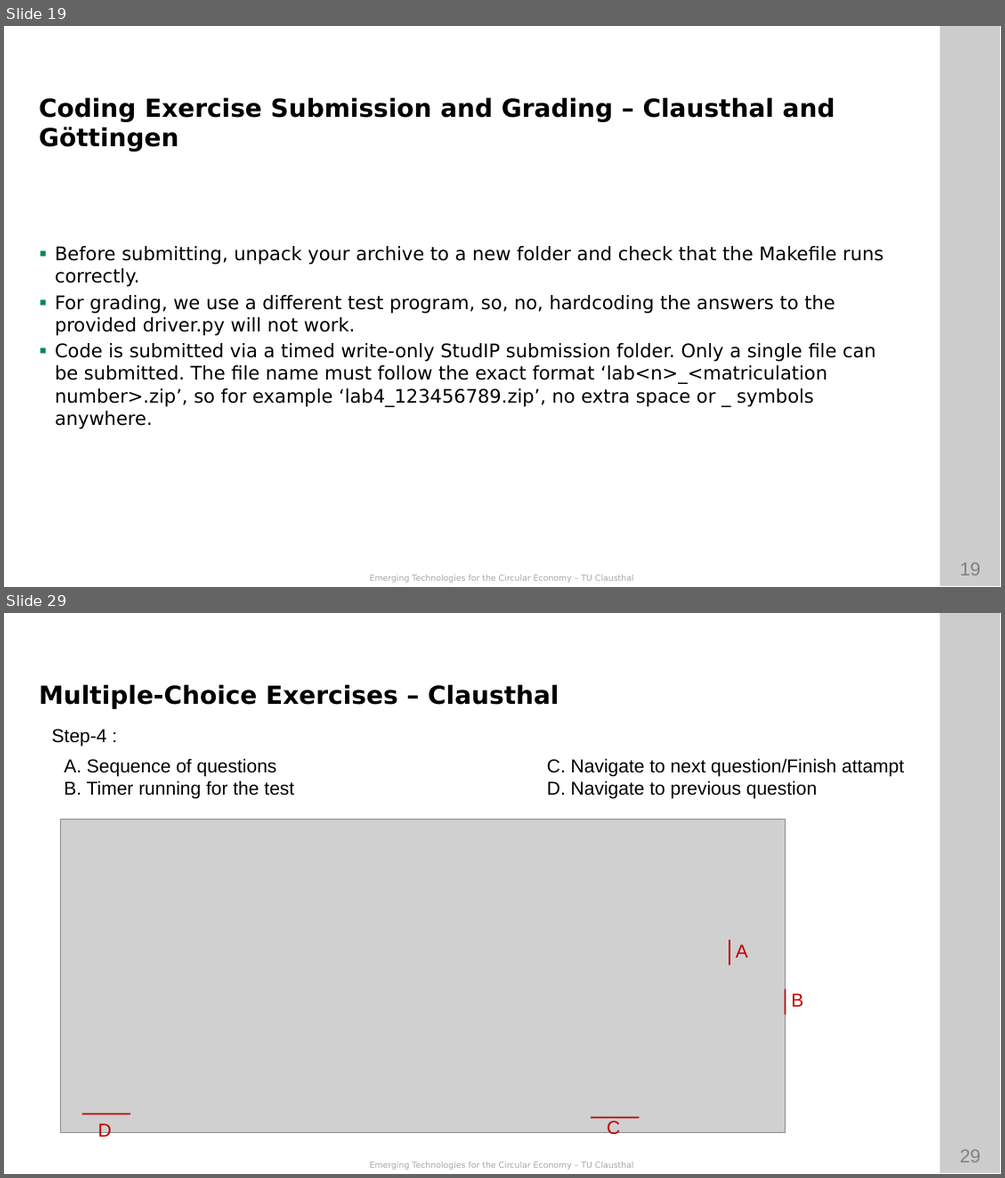
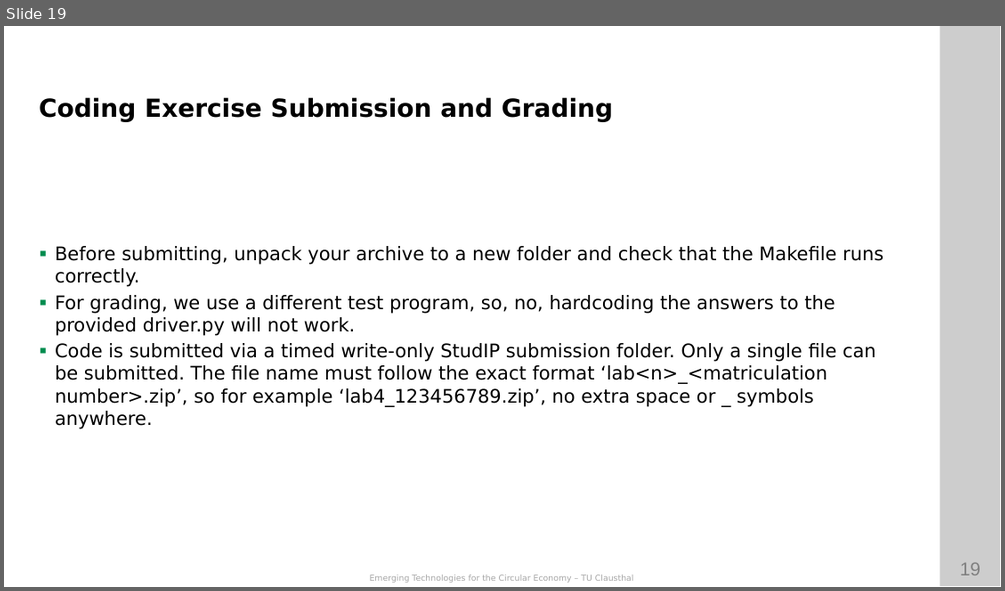
Before and after one commit to ETCE-LAB/teaching-material, a slide deck: Emerging-Technologies-for-the-Circular-Economy/ETCE-L00-Organization.pptx. Shown one above the other, each under a label of ours: slides 19 and 29 before the commit, slide 19 after it; the slides between them are not shown. The pictures are 1005x1178 and 1005x591 pixels, drawn with LibreOffice and Linux fonts; fonts in the diff are those of the drawing; grey boxes stand for pictures; background and template pictures are left out. Boxes give left, top, right and bottom in pixels: in the first picture for what was removed or moved away, otherwise in the second. Text is boxed around its words. In the diff, an @@ line names an element or a change of style, - is before the commit and + after.

```diff
--- a/Emerging-Technologies-for-the-Circular-Economy/ETCE-L00-Organization.pptx
+++ b/Emerging-Technologies-for-the-Circular-Economy/ETCE-L00-Organization.pptx
@@ slide 29 removed at (4,613,1001,1174), background #FFFFFF; not listed: 4 template elements that a slide beside it also shows @@
@@ text removed at (39,684,558,709) @@
-Multiple-Choice Exercises – Clausthal
@@ text removed at (52,729,107,747) @@
-Step-4 :
@@ text removed at (64,758,294,799) @@
-A. Sequence of questions
-B. Timer running for the test
@@ text removed at (547,758,904,799) @@
-C. Navigate to next question/Finish attampt
-D. Navigate to previous question
@@ picture removed at (60,819,785,1132) @@
@@ line removed from (729, 940) to (729, 965) @@
@@ text removed at (736,944,748,957) @@
-A
@@ line removed from (785, 989) to (785, 1014) @@
@@ text removed at (791,993,803,1006) @@
-B
@@ line removed from (81, 1114) to (130, 1114) @@
@@ line removed from (591, 1117) to (639, 1117) @@
@@ text removed at (98,1123,112,1140) @@
-D
@@ text removed at (607,1120,620,1138) @@
-C
@@ slide 19 changed as well @@
@@ text at (39,97,613,122): text changed @@
-Coding Exercise Submission and Grading – Clausthal and Göttingen
+Coding Exercise Submission and Grading
```
Also in this commit, not shown: 10 other slides changed, 2 slides added, 7 other slides removed, 1 other file.
